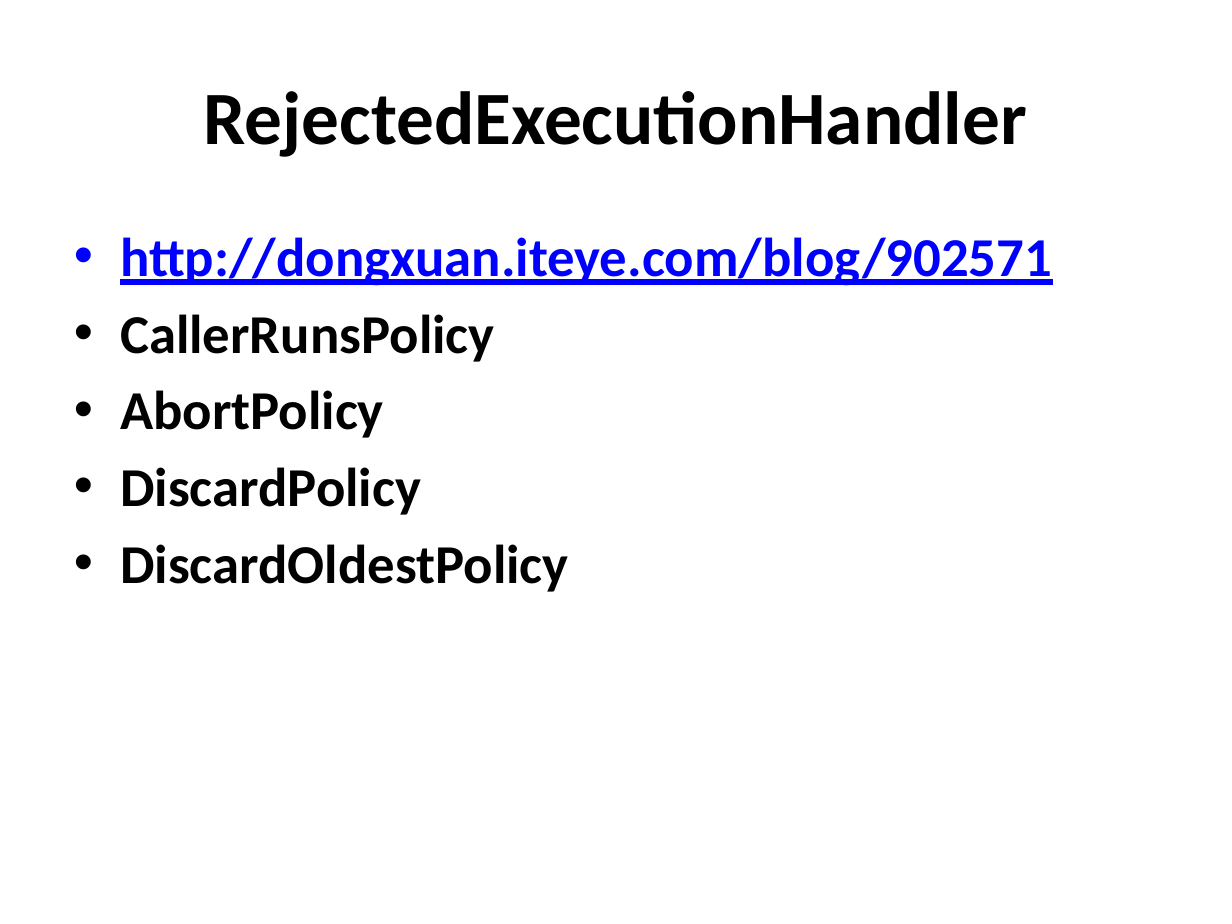
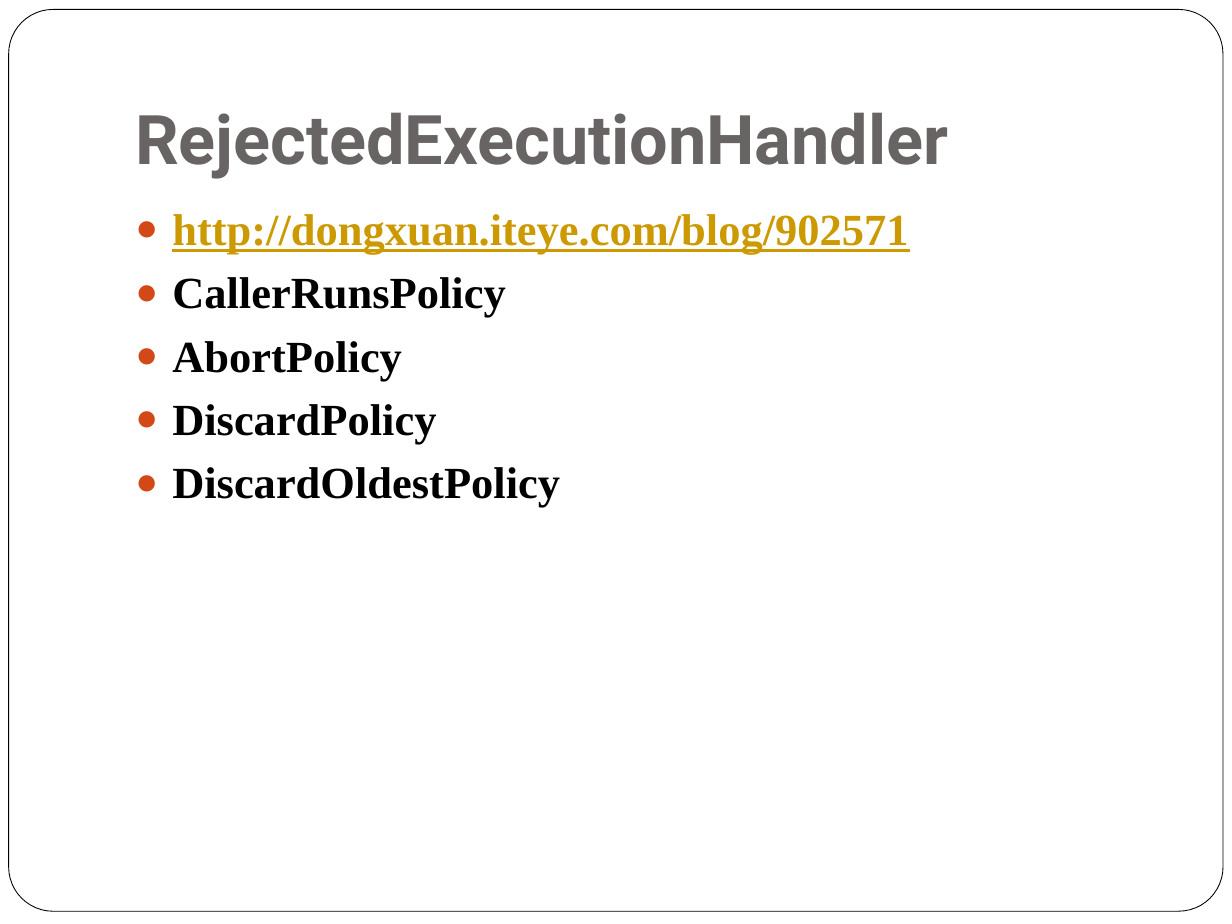
Before and after one commit to NickyQian/Practice, a slide deck: slide 20 of Document/Java Concurrency.pptx (slide 8 before the commit). Drawn at 1232x924 pixels with LibreOffice and Linux fonts; fonts in the diff are those of the drawing. Boxes give left, top, right and bottom in pixels: in the first picture for what was removed or moved away, otherwise in the second. Text is boxed around its words. In the diff, an @@ line names an element or a change of style, - is before the commit and + after.

```diff
--- a/Document/Java Concurrency.pptx
+++ b/Document/Java Concurrency.pptx
@@ rounded rectangle added at bbox=[9, 10, 1223, 912], fill #FFFFFF, outline #000000 0.5 pt @@
@@ title "RejectedExecutionHandler": place and size @@
-title "RejectedExecutionHandler" at bbox=[204, 91, 1027, 157]
+title "RejectedExecutionHandler" at bbox=[135, 112, 948, 179]
@@ title "RejectedExecutionHandler" at bbox=[135, 112, 948, 179]: size 44 to 40 pt, font Calibri to Roboto, text colour #000000 to #696464; alignment centre to left; vertical alignment middle to bottom @@
@@ text "http://dongxuan.iteye.com/blog/902571": place and size @@
-text "http://dongxuan.iteye.com/blog/902571" at bbox=[120, 237, 1052, 592]
+text "http://dongxuan.iteye.com/blog/902571" at bbox=[172, 214, 908, 507]
@@ text "http://dongxuan.iteye.com/blog/902571" at bbox=[172, 214, 908, 507]: size 32 to 26 pt, font Calibri to Times New Roman; text colour #0000FF to #CC9900 in "http://dongxuan.iteye.com/blog/902571"; bullet • to ● @@
```
Also in this commit, not shown: 4 other slides changed, 16 slides added, 4 slides removed.
